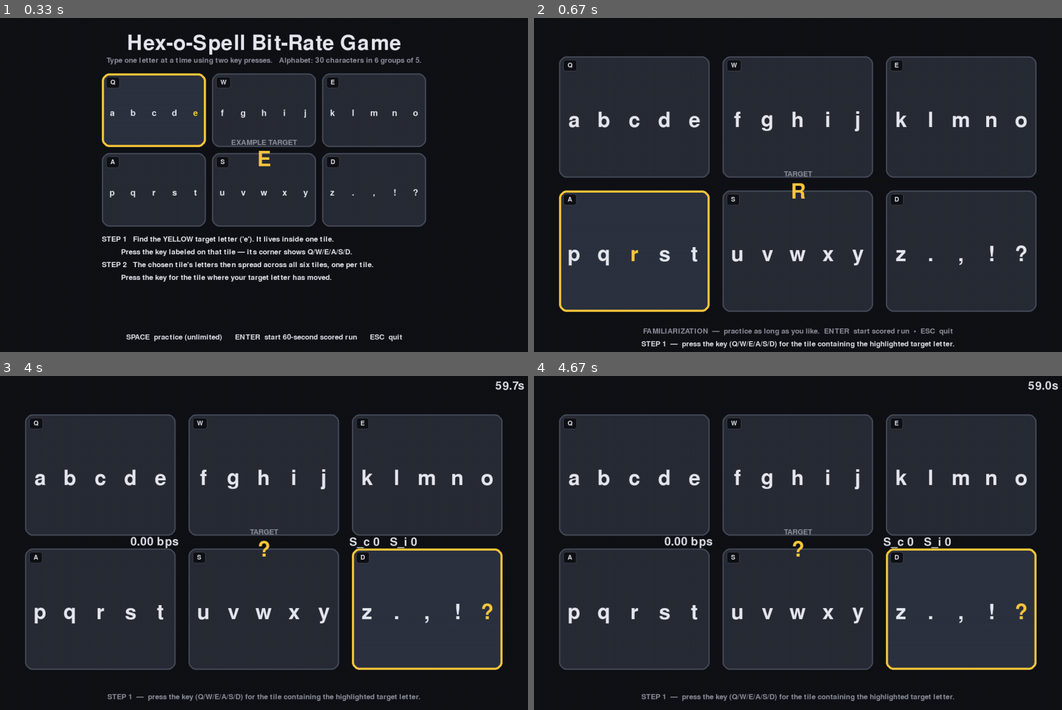
Above: before the commit, frames 1-4 (two rows, left to right).
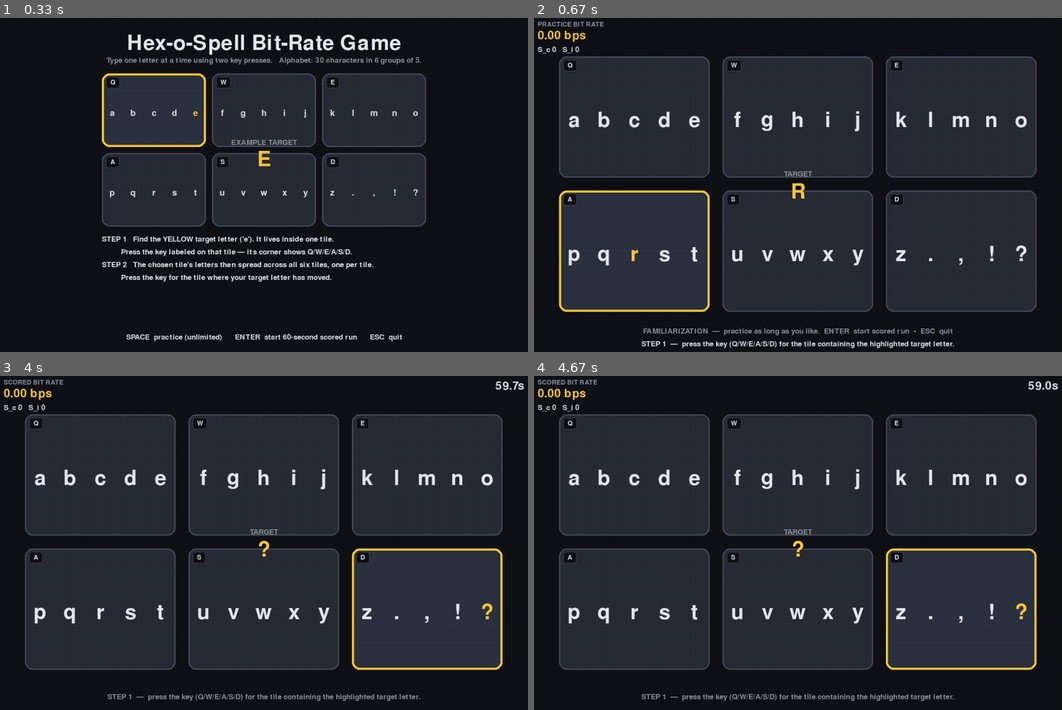
Above: after the commit, the same moments.

Repository: Aaronearlerichardson/bitrate_game
Game: pygame game, started from src/bitrate_game/__main__.py
Two runs of this game, one before a commit and one after it. Both use one fixed random seed, a clock stepped at 60 frames per second and the inputs below.
Inputs:
- Up to frame 1 (0.33 s): no input
- Up to frame 2 (0.67 s): tap Space at 0.33 s
- Up to frame 3 (4 s): tap Enter at 0.67 s
- Up to frame 4 (4.67 s): no input

Frame 1 is identical in both runs. In frame 2, 0.3% of the frame differs, in the area x 0-14%, y 1-11%; in frame 3, 0.6%, in the area x 0-79%, y 1-52%; in frame 4, 0.6%.

Commit message:
bitrate always displayed

Diff:
--- a/src/bitrate_game/core.py
+++ b/src/bitrate_game/core.py
@@ -237,6 +237,8 @@
     def on_advance(self) -> None:
         """User pressed the 'advance' key. Meaning depends on current phase."""
         if self._phase == Phase.WELCOME:
+            self._tracker.reset()
+            self._tracker.start()
             self._enter(Phase.FAMILIARIZATION)
         elif self._phase == Phase.RESULTS:
             # Allow restart for back-to-back grader runs without quitting.
@@ -251,14 +253,17 @@
             self._enter(Phase.COUNTDOWN)
 
     def on_selection(self, correct: bool) -> None:
-        """Record a completed selection. Only counted during SCORED."""
-        if self._phase == Phase.SCORED:
+        """Record a completed selection during a play phase.
+
+        Counts are tracked in both FAMILIARIZATION and SCORED so the live
+        bit-rate readout works in practice too. The tracker is reset on
+        entry to COUNTDOWN, so practice stats never bleed into the scored run.
+        """
+        if self._phase in (Phase.FAMILIARIZATION, Phase.SCORED):
             if correct:
                 self._tracker.record_correct()
             else:
                 self._tracker.record_incorrect()
-        # During FAMILIARIZATION we deliberately do nothing — practice doesn't
-        # count toward the score. The mode still gives visual feedback.
 
     def tick(self) -> None:
         """Drive time-based phase transitions. Call once per frame."""
--- a/src/bitrate_game/renderer.py
+++ b/src/bitrate_game/renderer.py
@@ -393,22 +393,43 @@
                                        True, config.TARGET_HIGHLIGHT_COLOR)
         s.blit(tgt, tgt.get_rect(center=(cx, cy + 18)))
 
-        # Live bit-rate stats (scored phase only)
-        snap = st.tracker_snapshot
-        if snap is not None and st.phase == Phase.SCORED:
-            bps_text = f"{snap.bit_rate:.2f} bps"
-            left = self._font_medium.render(bps_text, True, config.HUD_COLOR)
-            s.blit(left, left.get_rect(midright=(cx - 200, cy)))
-
-            score_text = f"S_c {snap.correct}   S_i {snap.incorrect}"
-            right = self._font_medium.render(score_text, True, config.HUD_COLOR)
-            s.blit(right, right.get_rect(midleft=(cx + 200, cy)))
+        # Live bit-rate readout (top-left, out of the tile area).
+        self._draw_live_bitrate(st)
 
         # Top-right timer during scored
         if st.phase == Phase.SCORED:
             t = f"{st.scored_remaining:4.1f}s"
             timer = self._font_medium.render(t, True, config.HUD_COLOR)
             s.blit(timer, timer.get_rect(topright=(config.WINDOW_W - 30, 20)))
+
+    # --- live bitrate readout ------------------------------------------
+
+    def _draw_live_bitrate(self, st: SessionState) -> None:
+        """Top-left HUD: running bit-rate + S_c / S_i counts.
+
+        Shown in both FAMILIARIZATION and SCORED so the player can see their
+        bit rate while practicing. The label names the current mode
+        (PRACTICE vs SCORED) so the player always knows which run produced
+        the number on screen.
+        """
+        if st.phase not in (Phase.FAMILIARIZATION, Phase.SCORED):
+            return
+        snap = st.tracker_snapshot
+        if snap is None:
+            return
+        s = self._screen
+        x, y = 30, 18
+        mode_text = "PRACTICE BIT RATE" if st.phase == Phase.FAMILIARIZATION else "SCORED BIT RATE"
+        label = self._font_tiny.render(mode_text,
+                                        True, config.MUTED_TEXT_COLOR)
+        s.blit(label, label.get_rect(topleft=(x, y)))
+        bps = self._font_medium.render(f"{snap.bit_rate:.2f} bps",
+                                        True, config.TARGET_HIGHLIGHT_COLOR)
+        s.blit(bps, bps.get_rect(topleft=(x, y + 20)))
+        counts = self._font_small.render(
+            f"S_c {snap.correct}   S_i {snap.incorrect}",
+            True, config.HUD_COLOR)
+        s.blit(counts, counts.get_rect(topleft=(x, y + 58)))
 
     # --- bottom bar -----------------------------------------------------
 
